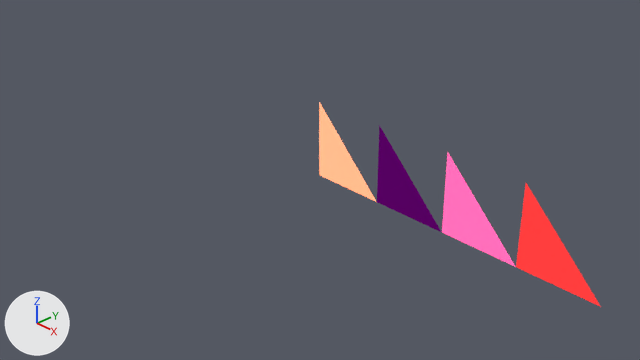
One commit to the Blender file blend/mtoon1_2_20_61_vrm1.blend: the scene before it, then after it.
The view is the same before and after, from the file's camera 'Camera'. The axes (+X, +Y, +Z) are drawn at lower left. The lights are the same throughout. The older version comes first.

Names of what the first picture shows: 'Cutout', 'Opeque', 'Transparent', 'TransparentWithZWrite'.
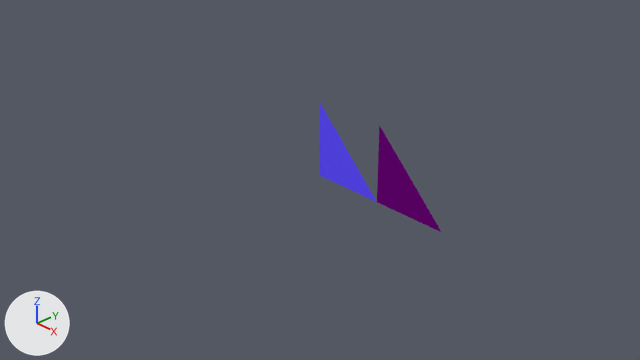
Edits to the bpy script that builds the scene:
```text
Change mat_opaque:
    remove # nodes: BsdfPrincipled, Group x5, NormalMap, OutputMaterial, TexImage x4
    remove # uses the picture img_10_png
    remove # uses the picture img_12_png
    remove # uses the picture img_1_png
    remove # uses the picture img_normal_png
    nodes: BsdfPrincipled, OutputMaterial
    colours: red #890000, blue #0000ff
Change mat_transparent:
    remove # nodes: BsdfPrincipled, Group x3, NormalMap, OutputMaterial, TexImage x2
    remove # colours: black #000000, pink #ff0089
    remove # uses the picture img_16_png
    remove # uses the picture img_normal_png
    nodes: BsdfPrincipled, OutputMaterial
    colours: pink #ffbce1, pink #ff0089
Remove ob_transparentwithzwrite:
    ob_transparentwithzwrite = bpy.data.objects.new('TransparentWithZWrite', me_transparentwithzwrite)
    ob_transparentwithzwrite.location = (3.0, 0.0, 0.0)
    ob_transparentwithzwrite.rotation_euler = (1.571, 0.0, 0.0)  # degrees (90, 0, 0)
```

Location of each change, [x1, y1, x2, y2] in pixels of the pictures (640 x 360 px):
'TransparentWithZWrite', deleted (red)
    before: [516, 183, 601, 307]
'Transparent', surface changed (pink to grey)
    both: [442, 152, 516, 267]
'Opeque', surface changed (beige to blue)
    both: [319, 102, 376, 202]
